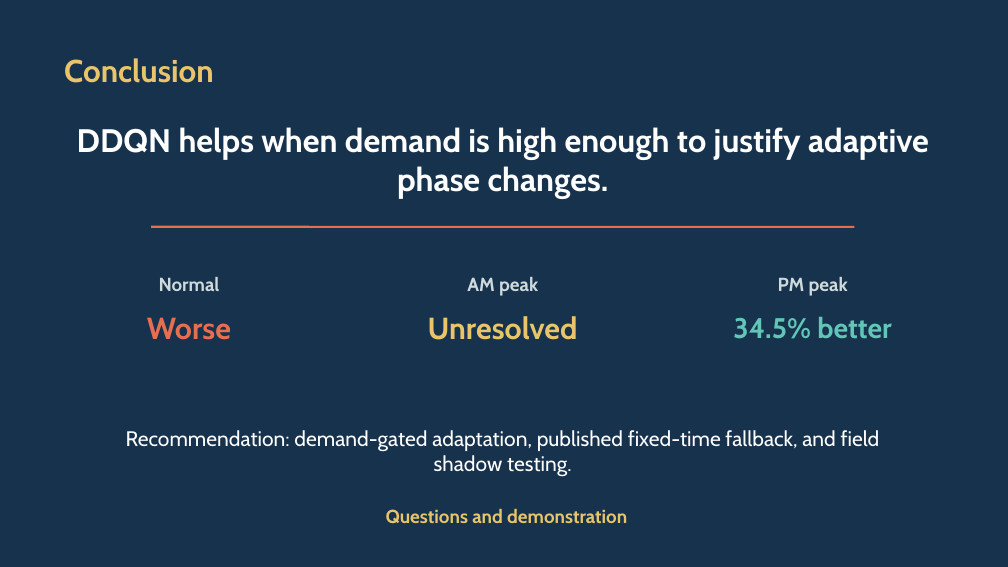
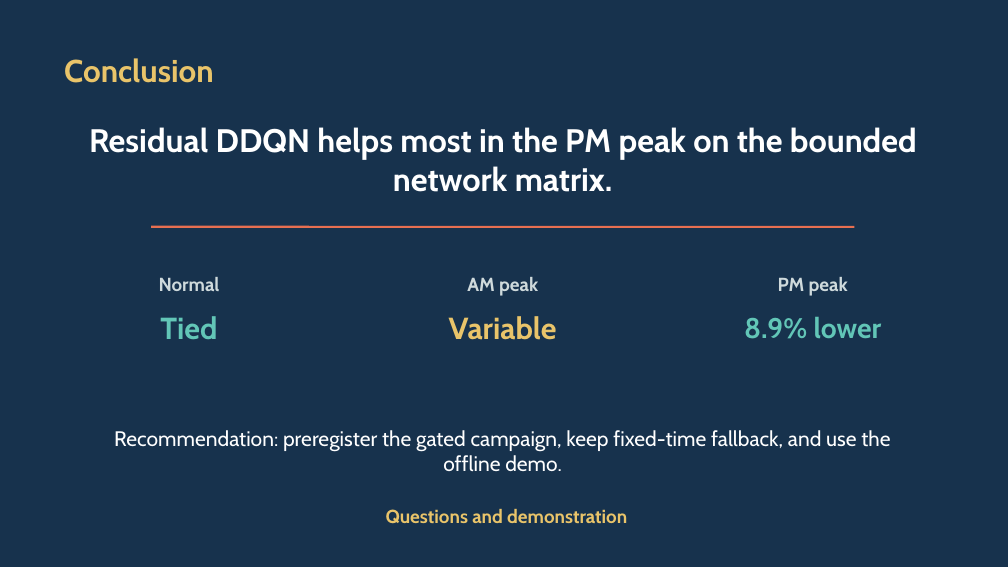
Before and after one commit to khanglqse/Thesis, a slide deck: slide 15 of presentation/thesis_defense_danang.pptx. Drawn at 1008x567 pixels with LibreOffice and Linux fonts; fonts in the diff are those of the drawing. Boxes give left, top, right and bottom in pixels: in the first picture for what was removed or moved away, otherwise in the second. Text is boxed around its words. In the diff, an @@ line names an element or a change of style, - is before the commit and + after.

Commit message:
Align thesis and defense with bounded network evidence

```diff
--- a/presentation/thesis_defense_danang.pptx
+++ b/presentation/thesis_defense_danang.pptx
@@ text at <box>89,127,917,192</box>: text changed @@
-DDQN helps when demand is high enough to justify adaptive phase changes.
+Residual DDQN helps most in the PM peak on the bounded network matrix.
@@ text at <box>160,316,217,339</box>: text changed; text colour #E76F51 to #62C6B7 @@
-Worse
+Tied
@@ text at <box>449,316,557,340</box>: text changed @@
-Unresolved
+Variable
@@ text at <box>744,317,882,339</box>: text changed @@
-34.5% better
+8.9% lower
@@ text at <box>114,430,890,472</box>: text changed @@
-Recommendation: demand-gated adaptation, published fixed-time fallback, and field shadow testing.
+Recommendation: preregister the gated campaign, keep fixed-time fallback, and use the offline demo.
```
Also in this commit, not shown: 10 other slides changed, 6 other files.
